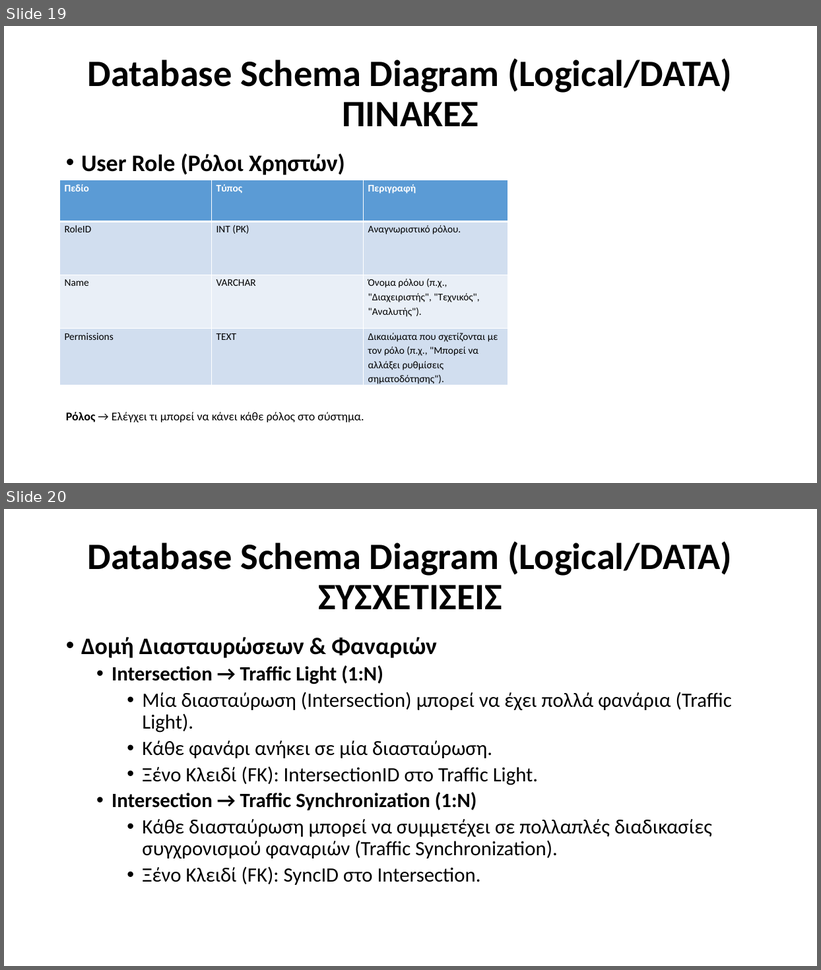
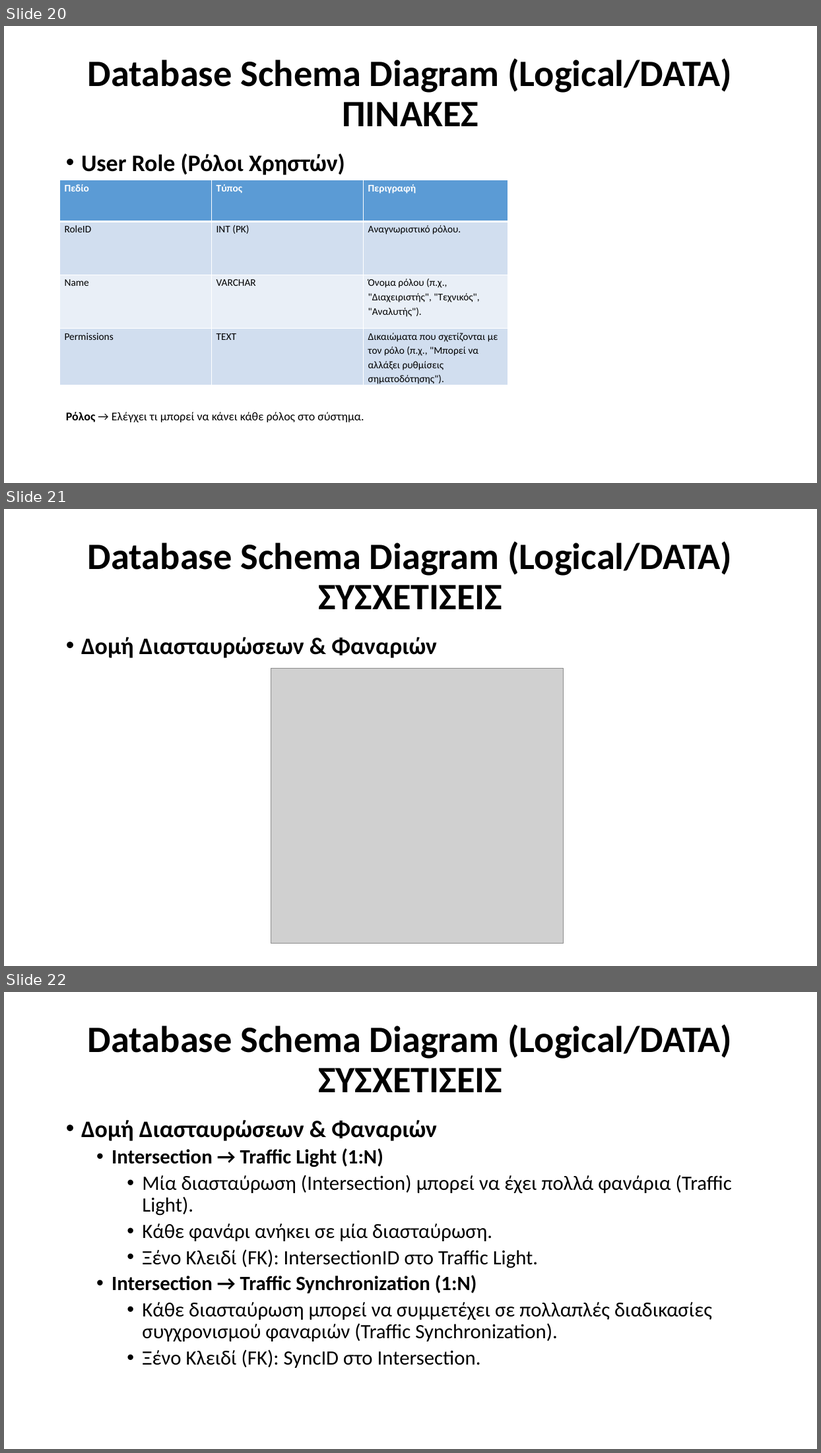
Before and after one commit to Ath21/STL_Drive, a slide deck: Presentation.pptx. Shown one above the other, each under a label of ours: slides 19 and 20 before the commit, slides 20, 21 and 22 after it. The pictures are 821x970 and 821x1453 pixels, drawn with LibreOffice and Linux fonts; fonts in the diff are those of the drawing; grey boxes stand for pictures. Boxes give left, top, right and bottom in pixels: in the first picture for what was removed or moved away, otherwise in the second. Text is boxed around its words. In the diff, an @@ line names an element or a change of style, - is before the commit and + after.

Commit message:
data

```diff
--- a/Presentation.pptx
+++ b/Presentation.pptx
@@ slide 21 added at (x1=4, y1=509, x2=817, y2=966), background #FFFFFF @@
@@ title added at (x1=88, y1=541, x2=732, y2=609), 44 pt, text #000000, bold @@
+Database Schema Diagram (Logical/DATA)
+ΣΥΣΧΕΤΙΣΕΙΣ
@@ text added at (x1=81, y1=637, x2=437, y2=658), 28 pt, text #000000, bold @@
+• Δομή Διασταυρώσεων & Φαναριών
@@ picture added at (x1=271, y1=668, x2=564, y2=944) @@
@@ what was slide 19 is now slide 20 @@
@@ what was slide 20 is now slide 22 @@
```
Also in this commit, not shown: 3 slides changed, 7 other slides added, 1 slide removed, 5 other files.
